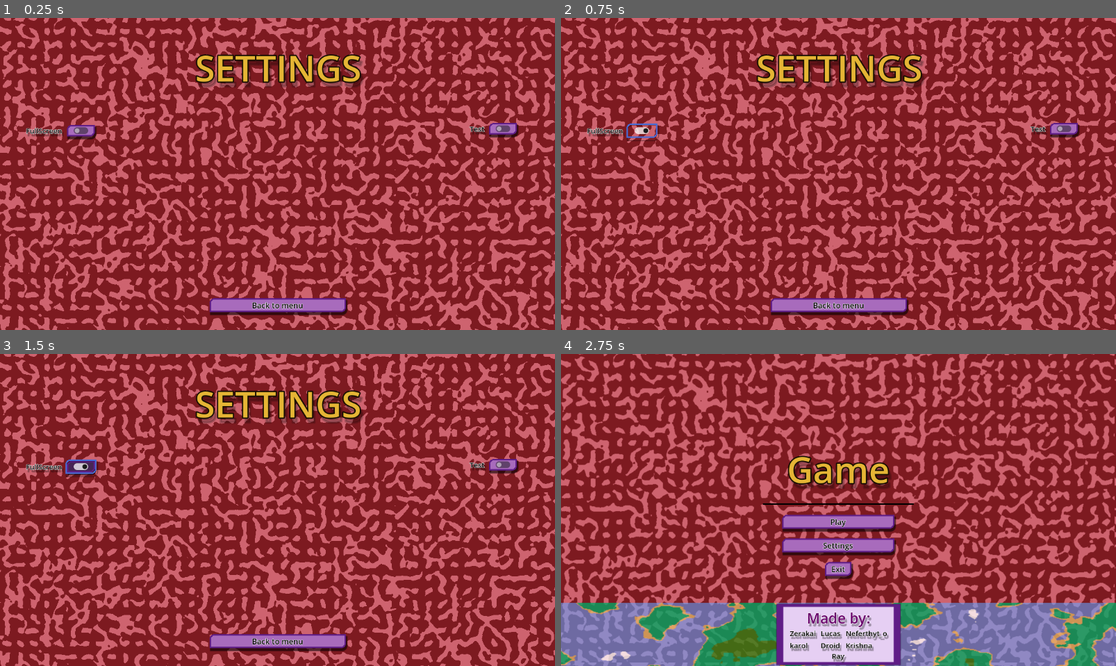
Above: before the commit, frames 1-4 (two rows, left to right).
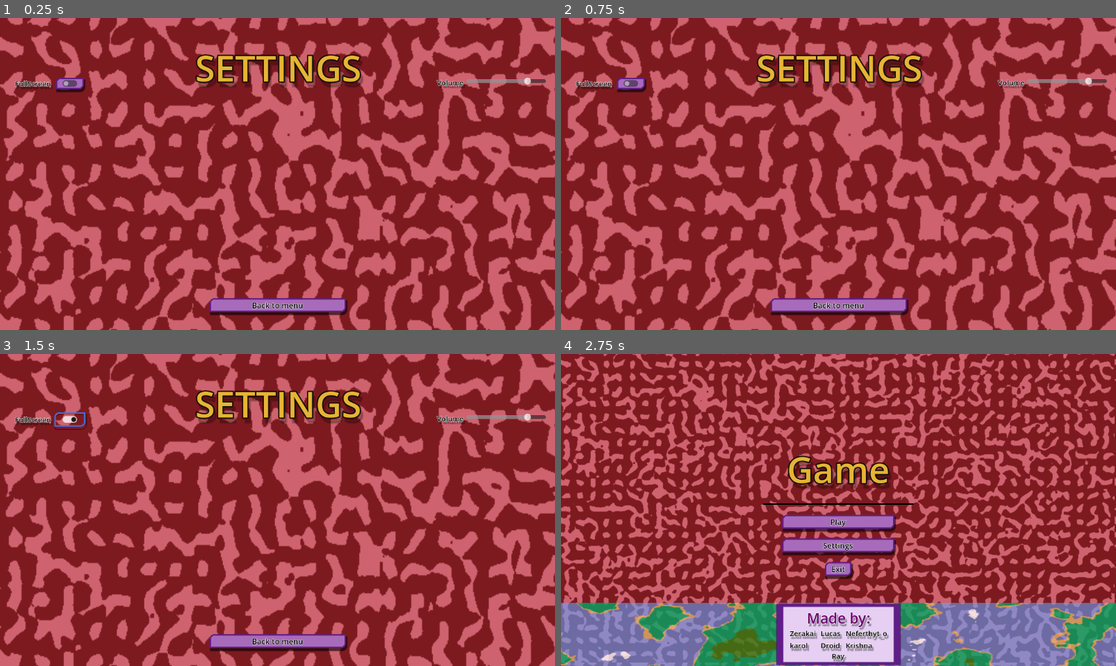
Above: after the commit, the same moments.

Repository: Dev-Karol1111/GMTK-2025
Game: Godot game, scene res://ui/settings/settings.tscn
The game is run twice, just before and just after one commit, with the same random seed, the same clock (stepped at 60 frames per second) and the same inputs. This scene is started directly instead of the project's main scene. The engine's default icon, where the game draws it, is replaced by a stand-in: a white triangle on a blue panel in a dark square.
Inputs (mouse positions are in pixels of both pictures, inside the frame that each line leads up to):
- Up to frame 1 (0.25 s): no input
- Up to frame 2 (0.75 s): click (644, 130) at 0.52 s
- Up to frame 3 (1.5 s): click (72, 419) at 1.27 s
- Up to frame 4 (2.75 s): click "Back to menu" at 2 s

The runs differ from the first frame. In frame 1, 48% of the frame differs, in the area x 0-100%, y 0-100%; in frame 2, 48%; in frame 3, 48%; in frame 4, nothing differs.

Commit message:
Added funcionally settings (volume, fullscreen)

Diff:
--- a/Scripts/UI/settings.gd
+++ b/Scripts/UI/settings.gd
@@ -1,15 +1,66 @@
 extends Control
 
 @onready var bck_t_mnu: Button = $BckTMnu
+@onready var volume: HSlider = $VBoxContainer2/Voulme/Volume
+@onready var full_screen: CheckButton = $VBoxContainer/Fullscreen/FullScreen
 
 var is_from_game := false
+
+# SETTINGS
+var settings_dir = "user://settings.cfg"
+var config = ConfigFile.new()
+
+var fullscreen := false
+var volume_value := 0.8
 
 func _ready() -> void:
 	if is_from_game:
 		bck_t_mnu.text = "Back to game"
+	load_settings()
 
 func _on_bck_t_mnu_pressed() -> void:
 	if is_from_game:
 		get_tree().change_scene_to_file("res://Scenes/level.tscn")
 	else:
 		get_tree().change_scene_to_file("res://ui/menu/main_menu.tscn")
+
+func save_settings():
+	config.set_value("audio", "music_volume", volume_value)
+	config.set_value("video", "fullscreen", fullscreen)
+
+	var err = config.save(settings_dir)
+	if err != OK:
+		print(err)
+
+func load_settings():
+	var config = ConfigFile.new()
+	var err = config.load("user://settings.cfg")
+	if err != OK:
+		save_settings()
+
+	var volume_value = config.get_value("audio", "music_volume", volume_value)
+	var fullscreen = config.get_value("video", "fullscreen", fullscreen)
+
+	volume.value = volume_value
+	full_screen.button_pressed = fullscreen
+
+	AudioServer.set_bus_volume_db(AudioServer.get_bus_index("Master"), linear_to_db(volume_value))
+	if fullscreen:
+		DisplayServer.window_set_mode(DisplayServer.WINDOW_MODE_FULLSCREEN)
+	else:
+		DisplayServer.window_set_mode(DisplayServer.WINDOW_MODE_WINDOWED)
+
+
+func _on_check_button_toggled(toggled_on: bool) -> void:
+	fullscreen = toggled_on
+	save_settings()
+	if fullscreen:
+		DisplayServer.window_set_mode(DisplayServer.WINDOW_MODE_FULLSCREEN)
+	else:
+		DisplayServer.window_set_mode(DisplayServer.WINDOW_MODE_WINDOWED)
+
+
+func _on_h_slider_value_changed(value: float) -> void:
+	volume_value = value
+	save_settings()
+	AudioServer.set_bus_volume_db(AudioServer.get_bus_index("Master"), linear_to_db(volume_value))
--- a/ui/settings/settings.tscn
+++ b/ui/settings/settings.tscn
@@ -38,8 +38,9 @@
 script = ExtResource("1_hrs25")
 
 [node name="Background" type="TextureRect" parent="."]
-offset_right = 1152.0
-offset_bottom = 648.0
+layout_mode = 0
+offset_right = 2347.0
+offset_bottom = 1512.0
 texture = SubResource("AtlasTexture_hrs25")
 
 [node name="Screen_name" type="Label" parent="."]
@@ -63,40 +64,56 @@
 text = "SETTINGS"
 
 [node name="VBoxContainer" type="VBoxContainer" parent="."]
-layout_mode = 2
-offset_left = 54.0
-offset_top = 222.0
-offset_right = 187.0
-offset_bottom = 619.0
+layout_mode = 1
+anchors_preset = 4
+anchor_top = 0.5
+anchor_bottom = 0.5
+offset_left = 31.0
+offset_top = -200.0
+offset_right = 164.0
+offset_bottom = 197.0
+grow_vertical = 2
 
-[node name="HBoxContainer" type="HBoxContainer" parent="VBoxContainer"]
+[node name="Fullscreen" type="HBoxContainer" parent="VBoxContainer"]
 layout_mode = 2
 
-[node name="Label" type="Label" parent="VBoxContainer/HBoxContainer"]
+[node name="Label" type="Label" parent="VBoxContainer/Fullscreen"]
 layout_mode = 2
 theme = ExtResource("1_bjc66")
 text = "FullScreen    "
 
-[node name="CheckButton" type="CheckButton" parent="VBoxContainer/HBoxContainer"]
+[node name="FullScreen" type="CheckButton" parent="VBoxContainer/Fullscreen"]
 layout_mode = 2
 
 [node name="VBoxContainer2" type="VBoxContainer" parent="."]
-layout_mode = 2
-offset_left = 975.0
-offset_top = 218.0
-offset_right = 1108.0
-offset_bottom = 615.0
+layout_mode = 1
+anchors_preset = 6
+anchor_left = 1.0
+anchor_top = 0.5
+anchor_right = 1.0
+anchor_bottom = 0.5
+offset_left = -245.0
+offset_top = -201.0
+offset_right = -19.0
+offset_bottom = 196.0
+grow_horizontal = 0
+grow_vertical = 2
 
-[node name="HBoxContainer" type="HBoxContainer" parent="VBoxContainer2"]
+[node name="Voulme" type="HBoxContainer" parent="VBoxContainer2"]
 layout_mode = 2
 
-[node name="Label" type="Label" parent="VBoxContainer2/HBoxContainer"]
+[node name="Label" type="Label" parent="VBoxContainer2/Voulme"]
 layout_mode = 2
 theme = ExtResource("1_bjc66")
-text = "Test    "
+text = "Volume"
 
-[node name="CheckButton" type="CheckButton" parent="VBoxContainer2/HBoxContainer"]
+[node name="Volume" type="HSlider" parent="VBoxContainer2/Voulme"]
+custom_minimum_size = Vector2(100, 0)
 layout_mode = 2
+size_flags_horizontal = 3
+max_value = 1.0
+step = 0.05
+value = 1.0
 
 [node name="BckTMnu" type="Button" parent="."]
 layout_mode = 1
@@ -114,4 +131,6 @@
 text = "Back to menu
 "
 
+[connection signal="toggled" from="VBoxContainer/Fullscreen/FullScreen" to="." method="_on_check_button_toggled"]
+[connection signal="value_changed" from="VBoxContainer2/Voulme/Volume" to="." method="_on_h_slider_value_changed"]
 [connection signal="pressed" from="BckTMnu" to="." method="_on_bck_t_mnu_pressed"]
